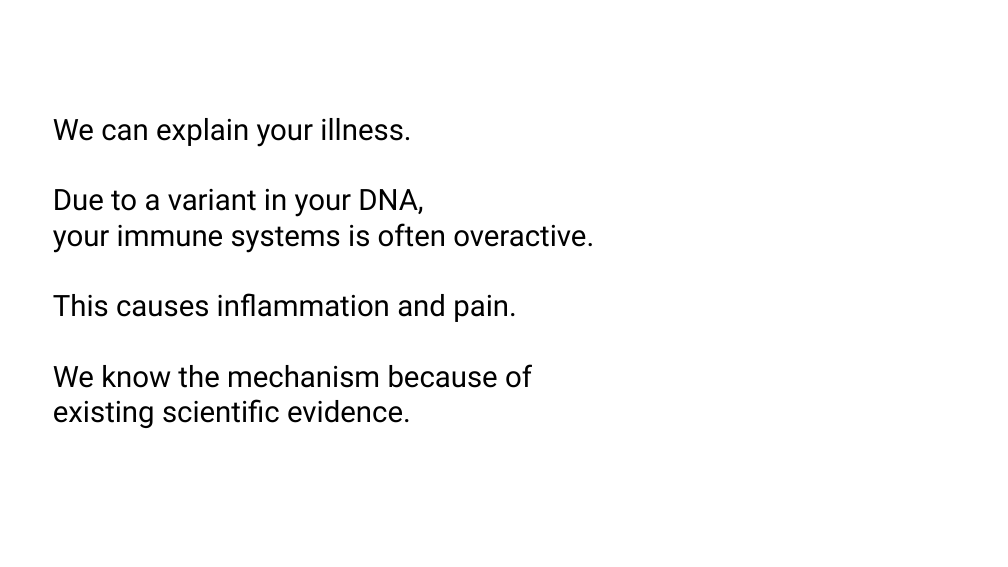
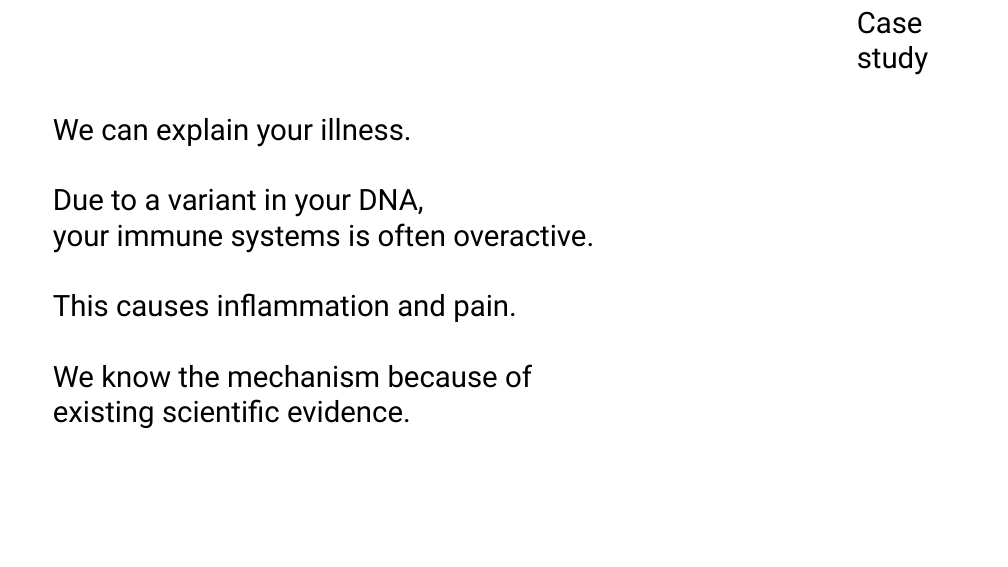
Before and after one commit to DylanLawless/DylanLawless.github.io, a slide deck: slide 6 of pages/usage_examples/uses_pitch.pptx. Drawn at 1008x567 pixels with LibreOffice and Linux fonts; fonts in the diff are those of the drawing. Boxes give left, top, right and bottom in pixels: in the first picture for what was removed or moved away, otherwise in the second. Text is boxed around its words. In the diff, an @@ line names an element or a change of style, - is before the commit and + after.

```diff
--- a/pages/usage_examples/uses_pitch.pptx
+++ b/pages/usage_examples/uses_pitch.pptx
@@ text added at (857, 11, 928, 75), 28 pt, text #000000 @@
+Case study
```
Also in this commit, not shown: 5 other slides changed, 1 slide added, 3 other files.
